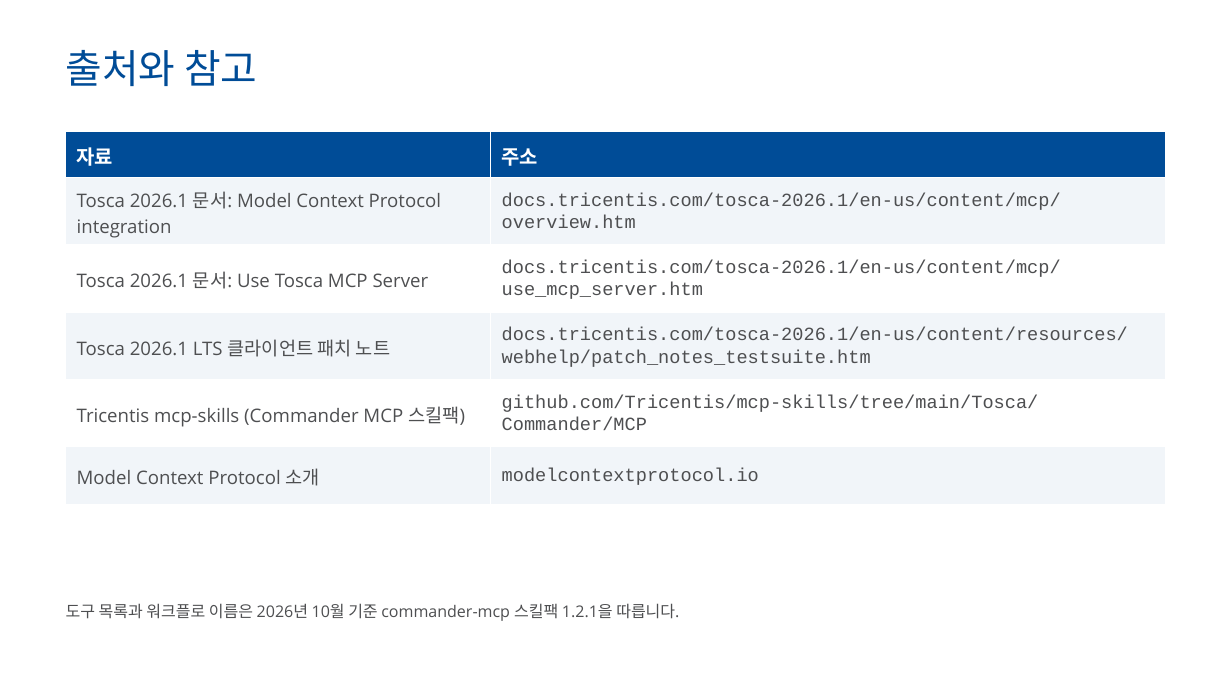
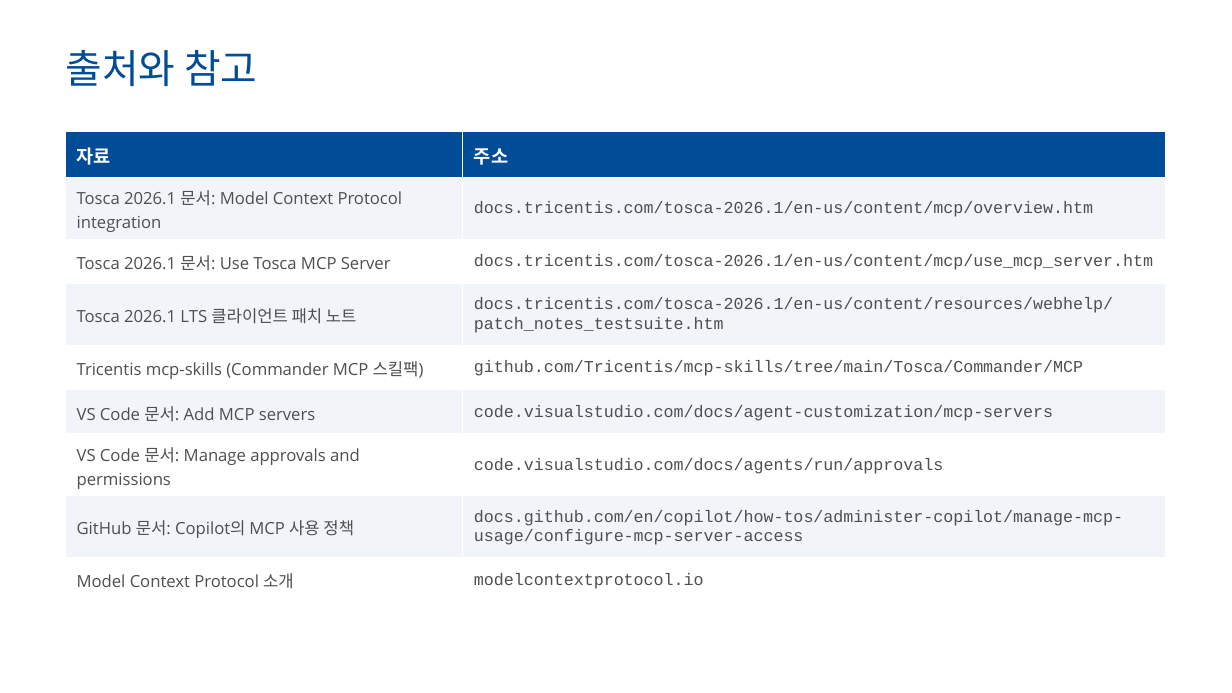
Before and after one commit to tjkim0725/Agent, a slide deck: slide 46 of tosca-mcp-training/Tosca_Commander_MCP_교육자료.pptx. Drawn at 1232x693 pixels with LibreOffice and Linux fonts; fonts in the diff are those of the drawing; background and template pictures are left out. Boxes give left, top, right and bottom in pixels: in the first picture for what was removed or moved away, otherwise in the second. Text is boxed around its words. In the diff, an @@ line names an element or a change of style, - is before the commit and + after.

```diff
--- a/tosca-mcp-training/Tosca_Commander_MCP_교육자료.pptx
+++ b/tosca-mcp-training/Tosca_Commander_MCP_교육자료.pptx
@@ table at [66,131,1165,602] @@
+row 6: VS Code 문서: Add MCP servers | code.visualstudio.com/docs/agent-customization/mcp-servers
+row 7: VS Code 문서: Manage approvals and permissions | code.visualstudio.com/docs/agents/run/approvals
+row 8: GitHub 문서: Copilot의 MCP 사용 정책 | docs.github.com/en/copilot/how-tos/administer-copilot/manage-mcp-usage/configure-mcp-server-access
@@ text removed at [66,603,679,621] @@
-도구 목록과 워크플로 이름은 2026년 10월 기준 commander-mcp 스킬팩 1.2.1을 따릅니다.
```
Also in this commit, not shown: 35 other slides changed, 7 slides added, 7 slides removed, 8 other files.
